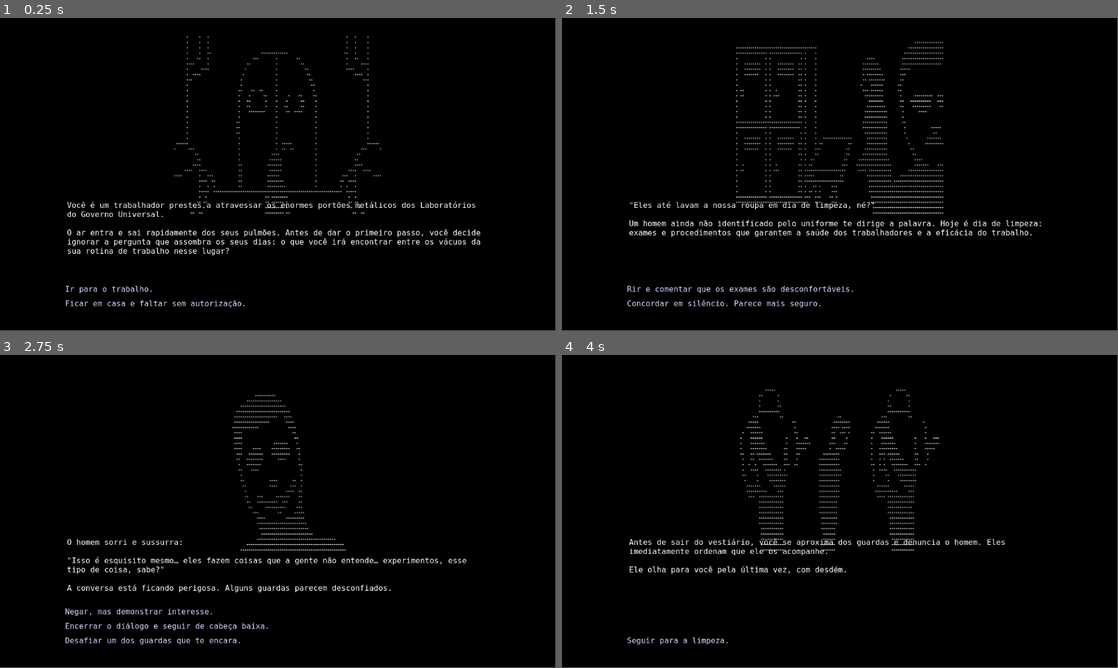
Above: before the commit, frames 1-4 (two rows, left to right).
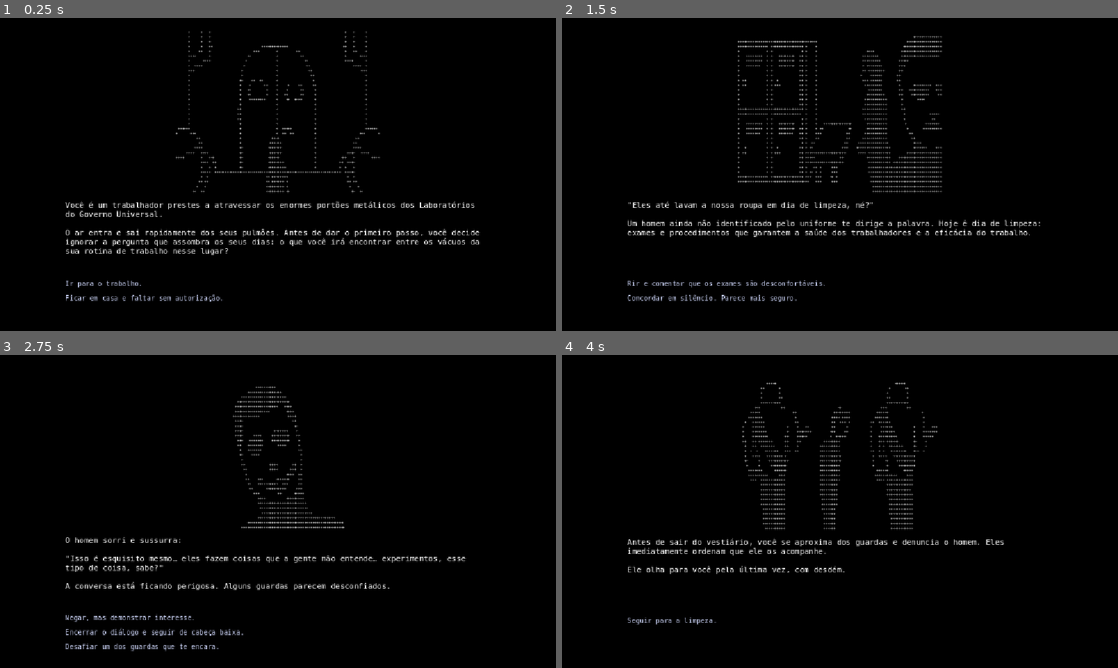
Above: after the commit, the same moments.

Repository: LeeryDig/sudario-de-onze-horas
Game: Godot game, scene res://GameUI.tscn
Two runs of this game, one before a commit and one after it. Both use one fixed random seed, a clock stepped at 60 frames per second and the inputs below.
Inputs:
- Up to frame 1 (0.25 s): no input
- Up to frame 2 (1.5 s): click "Ir para o trabalho." at 0.5 s; click "Avançar" at 1.25 s
- Up to frame 3 (2.75 s): click "Rir e comentar que os exames …" at 2 s
- Up to frame 4 (4 s): click "Negar, mas demonstrar interes…" at 2.75 s; click "Denunciá-lo para os guardas." at 3.5 s
In our replay, the window is 799x449 before the commit and 800x450 after it. These sizes can differ from the game's own. Grey fills any space a smaller window leaves; there, only what the larger window draws over its background counts as a difference.

The runs differ from the first frame. In frame 1, 5.2% of the frame differs, in the area x 11-87%, y 4-93%; in frame 2, 7.1%, in the area x 11-87%, y 5-93%; in frame 3, 5.5%; in frame 4, 4.3%.

Commit message:
Finalizado ???

Diff:
--- a/GameUI.gd
+++ b/GameUI.gd
@@ -5,6 +5,7 @@
 const ASCII_MIN_FONT_SIZE := 4
 const ASCII_MAX_FONT_SIZE := 11
 
+@onready var art_area: Control = %ArtArea
 @onready var ascii_background: Label = %ASCIIBackground
 @onready var game_text: RichTextLabel = %GameText
 @onready var choices_container: VBoxContainer = %ChoicesContainer
@@ -59,17 +60,22 @@
 	var art_index := mini(current_page, art_pages.size() - 1)
 	var art_path := str(art_pages[art_index])
 	if not art_path.is_empty() and FileAccess.file_exists(art_path):
-		ascii_background.text = FileAccess.get_file_as_string(art_path)
+		var art_text := FileAccess.get_file_as_string(art_path)
+		while art_text.ends_with("\n") or art_text.ends_with("\r"):
+			art_text = art_text.substr(0, art_text.length() - 1)
+		ascii_background.text = art_text
 		queue_ascii_art_fit()
 
 func queue_ascii_art_fit() -> void:
 	_fit_ascii_art.call_deferred()
 
 func _fit_ascii_art() -> void:
-	if ascii_background.text.is_empty() or ascii_background.size.x <= 0.0 or ascii_background.size.y <= 0.0:
+	if ascii_background.text.is_empty() or art_area.size.x <= 0.0 or art_area.size.y <= 0.0:
 		return
 
+	var available_size := art_area.size
 	var font := ascii_background.get_theme_font("font")
+	var line_spacing := ascii_background.get_theme_constant("line_spacing")
 	var lines := ascii_background.text.split("\n")
 	var selected_size := ASCII_MIN_FONT_SIZE
 
@@ -79,7 +85,8 @@
 			required_width = maxf(required_width, font.get_string_size(line, HORIZONTAL_ALIGNMENT_LEFT, -1, font_size).x)
 
 		var required_height := font.get_height(font_size) * lines.size()
-		if required_width <= ascii_background.size.x and required_height <= ascii_background.size.y:
+		required_height += line_spacing * maxi(lines.size() - 1, 0)
+		if required_width <= available_size.x and required_height <= available_size.y:
 			selected_size = font_size
 			break
 
--- a/GameUI.tscn
+++ b/GameUI.tscn
@@ -6,8 +6,6 @@
 
 [sub_resource type="SystemFont" id="SystemFont_ascii"]
 font_names = PackedStringArray("Menlo", "Consolas", "DejaVu Sans Mono", "monospace")
-
-[sub_resource type="SystemFont" id="SystemFont_j0ejk"]
 
 [node name="GameUI" type="Control"]
 layout_mode = 3
@@ -29,25 +27,52 @@
 mouse_filter = 2
 color = Color(0, 0, 0, 1)
 
-[node name="NarrativeArea" type="MarginContainer" parent="."]
+[node name="MainMargin" type="MarginContainer" parent="."]
 layout_mode = 1
 anchors_preset = -1
 anchor_left = 0.1
-anchor_top = 0.011000001
+anchor_top = 0.03
 anchor_right = 0.9
-anchor_bottom = 0.62
-offset_left = 3.7999954
-offset_top = 351.872
-offset_right = 4.0
-offset_bottom = 137.23999
+anchor_bottom = 0.97
 grow_horizontal = 2
 grow_vertical = 2
+
+[node name="MainLayout" type="VBoxContainer" parent="MainMargin"]
+layout_mode = 2
+
+[node name="ArtArea" type="Control" parent="MainMargin/MainLayout"]
+unique_name_in_owner = true
+clip_contents = true
+layout_mode = 2
+size_flags_vertical = 3
+size_flags_stretch_ratio = 7.0
+
+[node name="ASCIIBackground" type="Label" parent="MainMargin/MainLayout/ArtArea"]
+unique_name_in_owner = true
+layout_mode = 1
+anchors_preset = 15
+anchor_right = 1.0
+anchor_bottom = 1.0
+grow_horizontal = 2
+grow_vertical = 2
+theme_override_colors/font_color = Color(1, 1, 1, 1)
+theme_override_constants/line_spacing = 1
+theme_override_fonts/font = SubResource("SystemFont_ascii")
+theme_override_font_sizes/font_size = 11
+horizontal_alignment = 1
+vertical_alignment = 1
+clip_text = true
+
+[node name="NarrativeArea" type="MarginContainer" parent="MainMargin/MainLayout"]
+layout_mode = 2
+size_flags_vertical = 3
+size_flags_stretch_ratio = 3.0
 theme_override_constants/margin_left = 20
-theme_override_constants/margin_top = 20
+theme_override_constants/margin_top = 5
 theme_override_constants/margin_right = 20
-theme_override_constants/margin_bottom = 20
+theme_override_constants/margin_bottom = 5
 
-[node name="GameText" type="RichTextLabel" parent="NarrativeArea"]
+[node name="GameText" type="RichTextLabel" parent="MainMargin/MainLayout/NarrativeArea"]
 unique_name_in_owner = true
 layout_mode = 2
 theme_override_font_sizes/normal_font_size = 16
@@ -58,47 +83,29 @@
 bbcode_enabled = true
 scroll_following = true
 
-[node name="ASCIIBackground" type="Label" parent="."]
-unique_name_in_owner = true
-layout_mode = 0
-offset_left = 3.0000153
-offset_top = 35.000004
-offset_right = 1767.6156
-offset_bottom = 194.15384
-scale = Vector2(0.65, 0.65)
-theme_override_colors/font_color = Color(1, 1, 1, 1)
-theme_override_fonts/font = SubResource("SystemFont_ascii")
-theme_override_font_sizes/font_size = 11
-horizontal_alignment = 1
-vertical_alignment = 1
-autowrap_mode = 2
-
-[node name="ChoicesArea" type="MarginContainer" parent="."]
-layout_mode = 1
-anchors_preset = -1
-anchor_left = 0.1
-anchor_top = 0.64
-anchor_right = 0.9
-anchor_bottom = 0.95000005
-offset_top = 0.27999878
-offset_bottom = -0.6000366
-grow_horizontal = 2
-grow_vertical = 2
+[node name="ChoicesArea" type="MarginContainer" parent="MainMargin/MainLayout"]
+layout_mode = 2
+size_flags_vertical = 3
+size_flags_stretch_ratio = 2.0
 theme_override_constants/margin_left = 20
 theme_override_constants/margin_top = 10
 theme_override_constants/margin_right = 20
 theme_override_constants/margin_bottom = 10
 
-[node name="ChoicesContainer" type="VBoxContainer" parent="ChoicesArea"]
+[node name="ChoicesRow" type="HBoxContainer" parent="MainMargin/MainLayout/ChoicesArea"]
+layout_mode = 2
+
+[node name="ChoicesContainer" type="VBoxContainer" parent="MainMargin/MainLayout/ChoicesArea/ChoicesRow"]
 unique_name_in_owner = true
 layout_mode = 2
-size_flags_stretch_ratio = 0.78
+size_flags_horizontal = 3
 theme_override_constants/separation = 5
-alignment = 2
+alignment = 0
 
-[node name="ChoicePreview" parent="ChoicesArea/ChoicesContainer" instance=ExtResource("3_choice_button")]
+[node name="ChoicePreview" parent="MainMargin/MainLayout/ChoicesArea/ChoicesRow/ChoicesContainer" instance=ExtResource("3_choice_button")]
 custom_minimum_size = Vector2(0, 25)
+
+[node name="ChoiceSpacer" type="Control" parent="MainMargin/MainLayout/ChoicesArea/ChoicesRow"]
 layout_mode = 2
-theme_override_constants/h_separation = 4
-theme_override_fonts/font = SubResource("SystemFont_j0ejk")
-theme_override_font_sizes/font_size = 16
+size_flags_horizontal = 3
+mouse_filter = 2
--- a/project.godot
+++ b/project.godot
@@ -14,3 +14,10 @@
 run/main_scene="uid://cj2thjd68d1m4"
 config/features=PackedStringArray("4.5", "Forward Plus")
 config/icon="res://icon.svg"
+
+[display]
+
+window/size/viewport_width=1152
+window/size/viewport_height=648
+window/stretch/mode="canvas_items"
+window/stretch/aspect="expand"
--- a/ui/ChoiceButton.tscn
+++ b/ui/ChoiceButton.tscn
@@ -2,10 +2,8 @@
 
 [node name="ChoiceButton" type="Button"]
 custom_minimum_size = Vector2(0, 25)
-offset_right = 8.0
-offset_bottom = 123.0
-scale = Vector2(0.5, 1)
 size_flags_horizontal = 3
+theme_override_font_sizes/font_size = 14
 mouse_default_cursor_shape = 2
 text = "Texto de exemplo da escolha"
 alignment = 0
Not shown: 1 places in GameUI.tscn that only renumber resources
